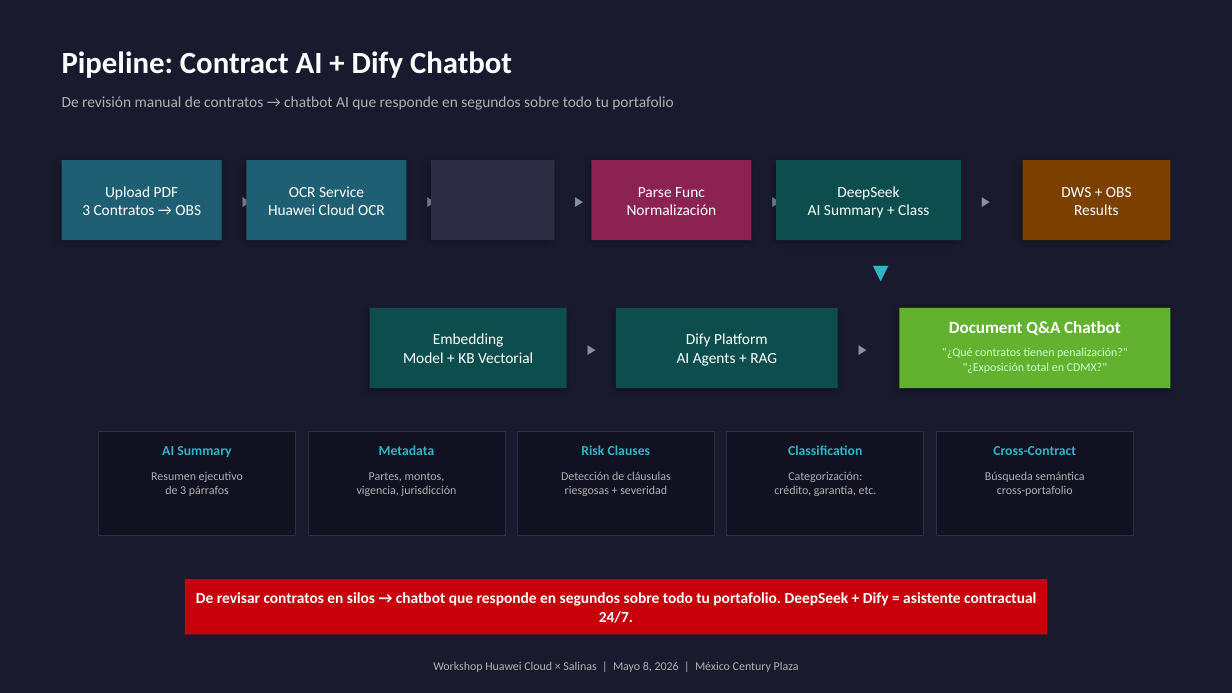
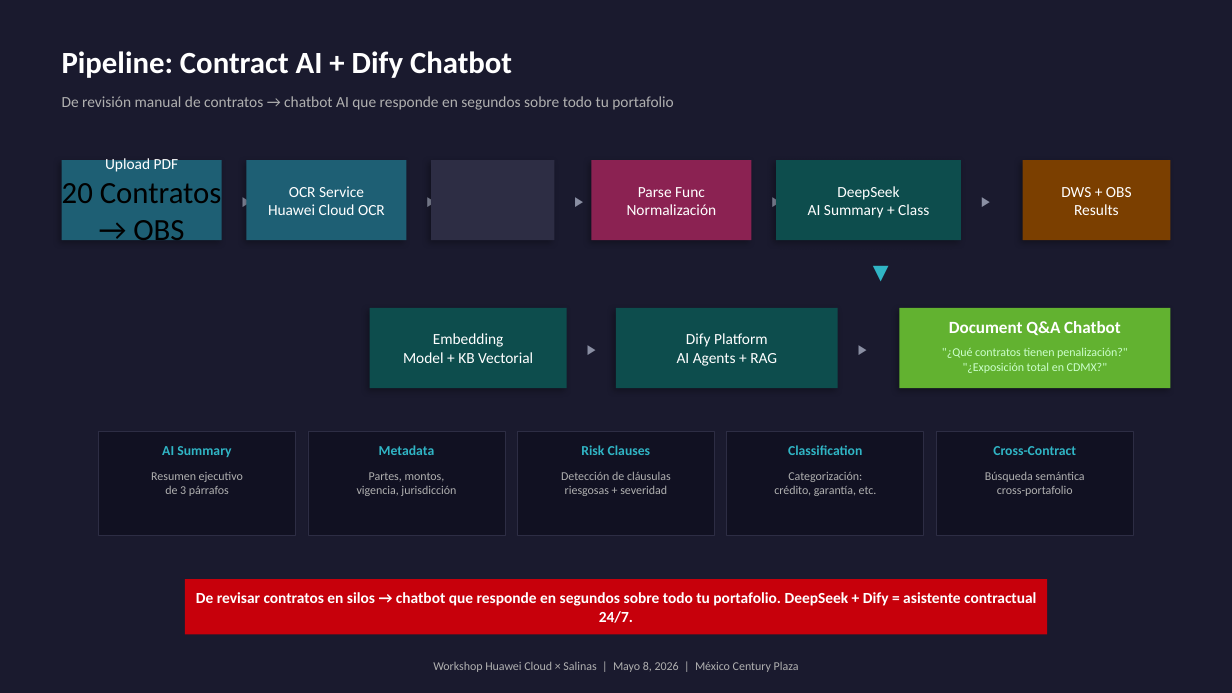
Before and after one commit to Borre/ayco-huawei-cloud, a slide deck: slide 3 of docs/slides-arquitectura.pptx. Drawn at 1232x693 pixels with LibreOffice and Linux fonts; fonts in the diff are those of the drawing. Boxes give left, top, right and bottom in pixels: in the first picture for what was removed or moved away, otherwise in the second. Text is boxed around its words. In the diff, an @@ line names an element or a change of style, - is before the commit and + after.

Commit message:
docs: align slides and docs with current state (20 contracts, 3 OBS buckets)\n\n- architecture.md: OBS diagram ×5→×3, add 20 seed contracts, total exposure\n- demo-script.md: 3→20 contracts in all 11 references, DWS expected outputs\n- slides-arquitectura.pptx: 3 SAR→20 alertas, 3 Contratos→20 Contratos, OBS

```diff
--- a/docs/slides-arquitectura.pptx
+++ b/docs/slides-arquitectura.pptx
@@ text at [62, 183, 222, 248]: text changed; size 9 to 18 pt; text colour #FFFFFF to #000000 @@
-3 Contratos → OBS
+20 Contratos → OBS
```
Also in this commit, not shown: 1 other slide changed, 2 other files.
